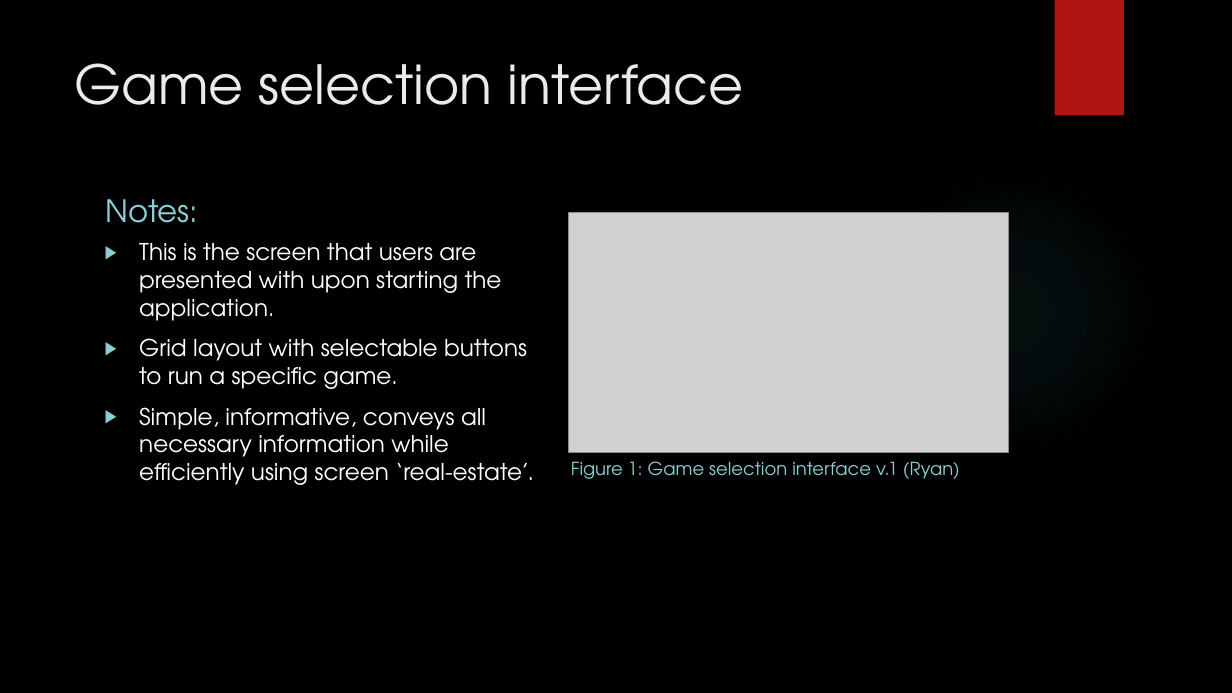
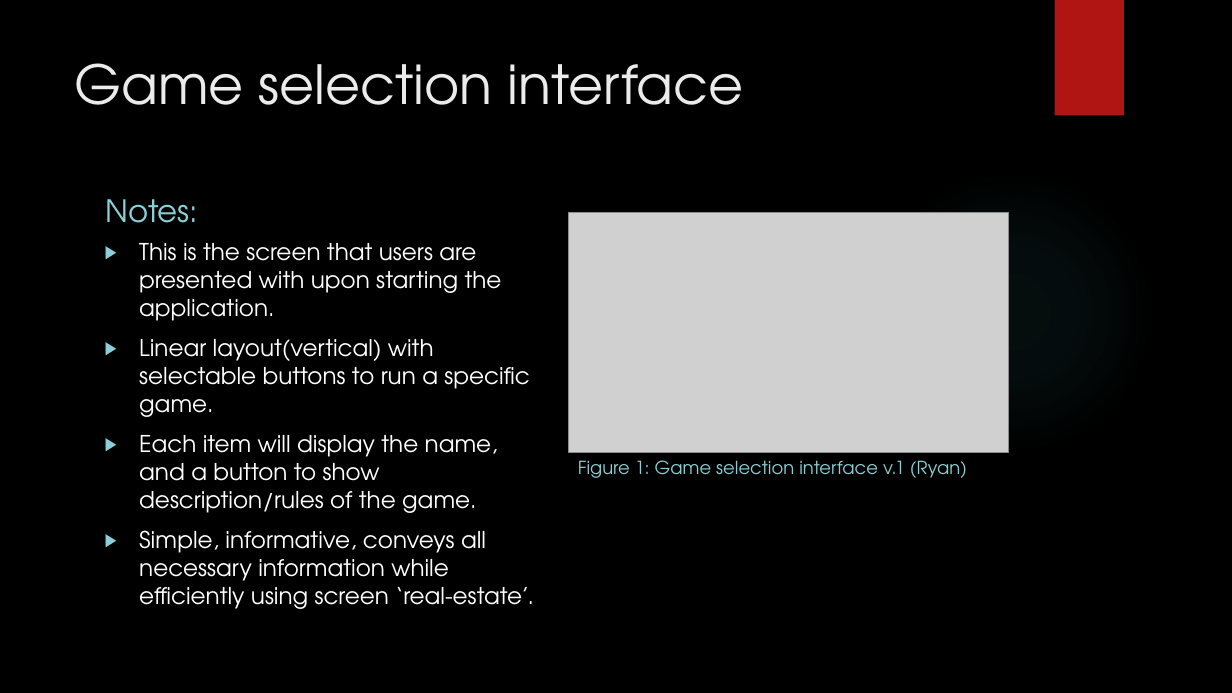
Before and after one commit to IgnitionOrk/SCaR_Arcade, a slide deck: slide 5 of SCaRArcade.pptx (slide 4 before the commit). Drawn at 1232x693 pixels with LibreOffice and Linux fonts; fonts in the diff are those of the drawing; grey boxes stand for pictures; background and template pictures are left out. Boxes give left, top, right and bottom in pixels: in the first picture for what was removed or moved away, otherwise in the second. Text is boxed around its words. In the diff, an @@ line names an element or a change of style, - is before the commit and + after.

```diff
--- a/SCaRArcade.pptx
+++ b/SCaRArcade.pptx
@@ text at bbox=[139, 339, 529, 513]: text changed @@
-▶ Grid layout with selectable buttons to run a specific game.
+▶ Linear layout(vertical) with selectable buttons to run a specific game.
+▶ Each item will display the name, and a button to show description/rules of the game.
@@ text "Figure 1: Game selection interface ...": place and size @@
-text "Figure 1: Game selection interface ..." at bbox=[571, 461, 960, 479]
+text "Figure 1: Game selection interface ..." at bbox=[578, 460, 967, 478]
```
Also in this commit, not shown: 6 other slides changed, 5 slides added.
